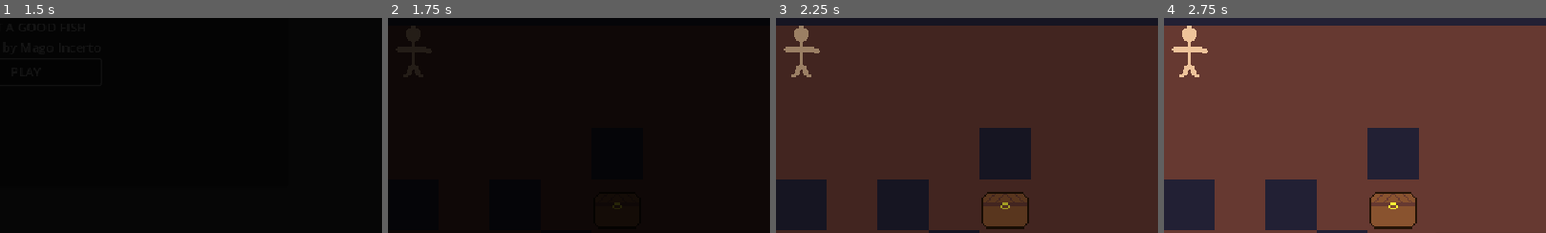
Above: before the commit, frames 1-4 (left to right).
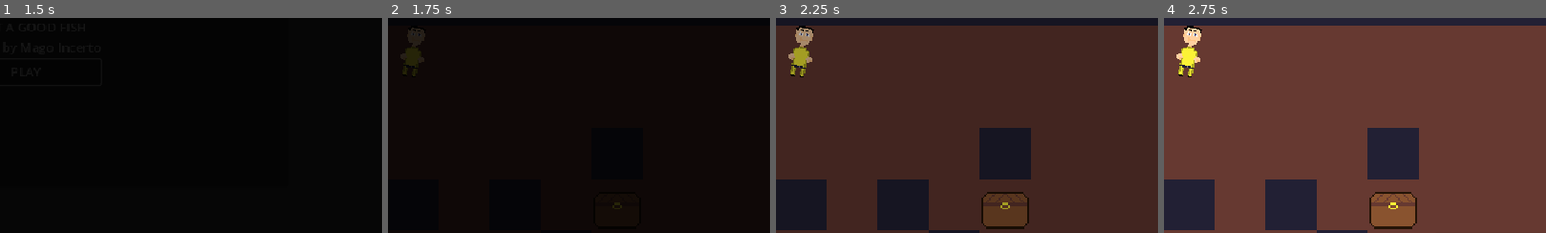
Above: after the commit, the same moments.

Repository: GustavoIgor/what-a-good-fish
Game: Godot game, scene res://Scenes/main_menu.tscn
Same seed, same stepped clock (60 frames per second), same inputs: the game is played once before the commit and once after it.
Inputs:
- Up to frame 1 (1.5 s): click "PLAY" at 0.5 s; click "PLAY" at 1.25 s
- Up to frame 2 (1.75 s): no input
- Up to frame 3 (2.25 s): click "RETRY GENERATION" at 2 s
- Up to frame 4 (2.75 s): no input
The pictures show only the part of the screen within x 47-97%, y 42-92%; the shares and areas given below are measured in that part.

Frame 1 is identical in both runs. In frame 2, 0.2% of the frame differs, in the area x 4-9%, y 3-28%; in frame 3, 1.0%, in the area x 2-12%, y 3-28%; in frame 4, 1.0%.

Commit message:
Project restart: Changed player movement and sprite, inventory system initial implementation

Diff:
--- /dev/null
+++ b/Scenes/inventory.tscn
@@ -0,0 +1,3 @@
+[gd_scene format=3 uid="uid://buhpv4hjsd8iw"]
+
+[node name="Inventory" type="CanvasLayer"]
--- /dev/null
+++ b/Scenes/inventory_manager.tscn
@@ -0,0 +1,6 @@
+[gd_scene load_steps=2 format=3 uid="uid://dk41jx10twkkt"]
+
+[ext_resource type="Script" uid="uid://em4v550rf6sb" path="res://Scripts/inventory_manager.gd" id="1_vogty"]
+
+[node name="InventoryManager" type="Node"]
+script = ExtResource("1_vogty")
--- a/Scenes/player.tscn
+++ b/Scenes/player.tscn
@@ -1,10 +1,47 @@
-[gd_scene load_steps=4 format=3 uid="uid://dou71pvxktk12"]
+[gd_scene load_steps=7 format=3 uid="uid://dou71pvxktk12"]
 
 [ext_resource type="Script" uid="uid://dop6jvidgvddb" path="res://Scripts/player.gd" id="1_cvnsp"]
-[ext_resource type="Texture2D" uid="uid://nrpt26883o8f" path="res://Assets/Arts/player.png" id="1_v0iea"]
+[ext_resource type="Texture2D" uid="uid://bbyy3nkox2js1" path="res://Assets/Arts/player.png" id="1_v0iea"]
 
 [sub_resource type="RectangleShape2D" id="RectangleShape2D_v0iea"]
 size = Vector2(20, 8)
+
+[sub_resource type="Animation" id="Animation_6t5aa"]
+length = 0.001
+tracks/0/type = "value"
+tracks/0/imported = false
+tracks/0/enabled = true
+tracks/0/path = NodePath("Sprite2D:rotation")
+tracks/0/interp = 1
+tracks/0/loop_wrap = true
+tracks/0/keys = {
+"times": PackedFloat32Array(0),
+"transitions": PackedFloat32Array(1),
+"update": 0,
+"values": [0.174533]
+}
+
+[sub_resource type="Animation" id="Animation_cvnsp"]
+resource_name = "walk"
+length = 1.5
+tracks/0/type = "value"
+tracks/0/imported = false
+tracks/0/enabled = true
+tracks/0/path = NodePath("Sprite2D:rotation")
+tracks/0/interp = 1
+tracks/0/loop_wrap = true
+tracks/0/keys = {
+"times": PackedFloat32Array(0, 0.5, 1, 1.5),
+"transitions": PackedFloat32Array(1, 1, 1, 1),
+"update": 0,
+"values": [0.0, 0.174533, -0.174533, 0.0]
+}
+
+[sub_resource type="AnimationLibrary" id="AnimationLibrary_vgqql"]
+_data = {
+&"RESET": SubResource("Animation_6t5aa"),
+&"walk": SubResource("Animation_cvnsp")
+}
 
 [node name="Player" type="CharacterBody2D"]
 collision_layer = 2
@@ -16,7 +53,13 @@
 shape = SubResource("RectangleShape2D_v0iea")
 
 [node name="Sprite2D" type="Sprite2D" parent="."]
+rotation = 0.174533
 texture = ExtResource("1_v0iea")
 
 [node name="Camera2D" type="Camera2D" parent="."]
 zoom = Vector2(2, 2)
+
+[node name="AnimationPlayer" type="AnimationPlayer" parent="."]
+libraries = {
+&"": SubResource("AnimationLibrary_vgqql")
+}
--- /dev/null
+++ b/Scripts/inventory_manager.gd
@@ -0,0 +1,11 @@
+extends Node
+
+signal inventory_updated
+
+const MAX_EXPANSION = 30
+const EXPANSION_STEP = 10
+
+var fish_inventory: Array = []
+var usable_inventory: Array = []
+
+var fish_capacity: int = 10
--- a/Scripts/player.gd
+++ b/Scripts/player.gd
@@ -1,4 +1,7 @@
 extends CharacterBody2D
+
+@onready var animation := $AnimationPlayer
+@onready var sprite := $Sprite2D
 var speed := 100
 var game_paused := false
 
@@ -13,6 +16,14 @@
 
 	velocity = direction * speed
 	move_and_slide()
+	animate()
+
+
+func animate():
+	if velocity != Vector2(0, 0):
+		animation.play("walk")
+	else:
+		animation.stop()
 
 func _on_game_paused():
 	game_paused = true
Binary file changed: Assets/Arts/player.png
Not shown, changed: Assets/Arts/player.png.import
Not shown, added: Scripts/inventory_manager.gd.uid
